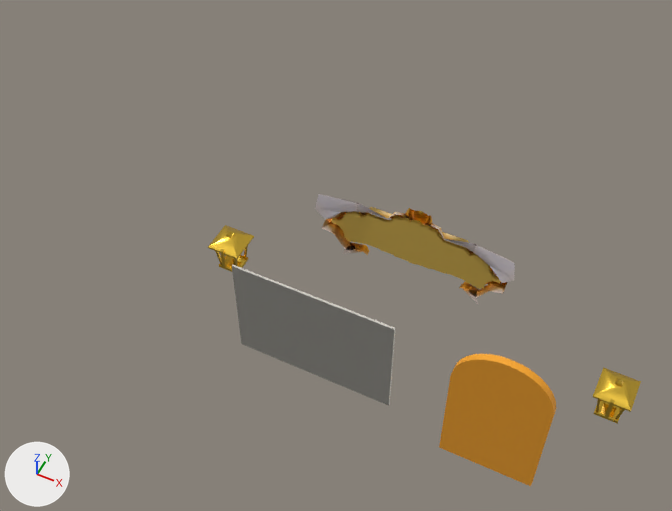
An edit to the glTF model art/models/tripo/house_deco/HaloShop_Juice/HaloShop_Juice_deco.glb, drawn before and after from the same camera.
Rendered twice from a camera (50 mm lens) standing at (7.9, -16.0, 38.1) and looking at (-1.3, 2.4, 15.1). The lights are fixed; the arrows at lower left show +X, +Y and +Z. The older version comes first.

The older version as bpy lines, for what is in view:
```python
me_haloshop_juice_lantern0 = bpy.data.meshes.new('HaloShop_Juice_Lantern0')
me_haloshop_juice_lantern0.from_pydata(...)  # 95 vertices, 156 faces; spans x 7.86..9.34, y 5.96..7.49, z 6.14..8.68
me_haloshop_juice_lantern0.materials.append(mat_haloshop_juice_lanterngold)  # yellow #f3ca49
me_haloshop_juice_lantern1 = bpy.data.meshes.new('HaloShop_Juice_Lantern1')
me_haloshop_juice_lantern1.from_pydata(...)  # 95 vertices, 156 faces; spans x -9.34..-7.86, y 5.96..7.49, z 6.14..8.68
me_haloshop_juice_lantern1.materials.append(mat_haloshop_juice_lanterngold)  # yellow #f3ca49
me_haloshop_juice_leaf = bpy.data.meshes.new('HaloShop_Juice_Leaf')
me_haloshop_juice_leaf.from_pydata(...)  # 70 vertices, 136 faces; spans x 2.45..6.75, y 5.28..5.6, z 1.2..8.9
me_haloshop_juice_leaf.materials.append(mat_haloshop_juice_leaf)
ob_haloshop_juice_lantern0 = bpy.data.objects.new('HaloShop_Juice_Lantern0', me_haloshop_juice_lantern0)
ob_haloshop_juice_lantern0.location = (0.0, 0.0, 0.0)
ob_haloshop_juice_lantern1 = bpy.data.objects.new('HaloShop_Juice_Lantern1', me_haloshop_juice_lantern1)
ob_haloshop_juice_lantern1.location = (0.0, 0.0, 0.0)
ob_haloshop_juice_leaf = bpy.data.objects.new('HaloShop_Juice_Leaf', me_haloshop_juice_leaf)
ob_haloshop_juice_leaf.location = (0.0, 0.0, 0.0)
# also in view: 'HaloShop_Juice_Sign' at (0.0, 6.4, 12.3); 'HaloShop_Juice_Display.001' at (-3.8, 5.2, 5.9); 'HaloShop_Juice_PlaqueBack' at (0.0, 6.4, 12.5)
```
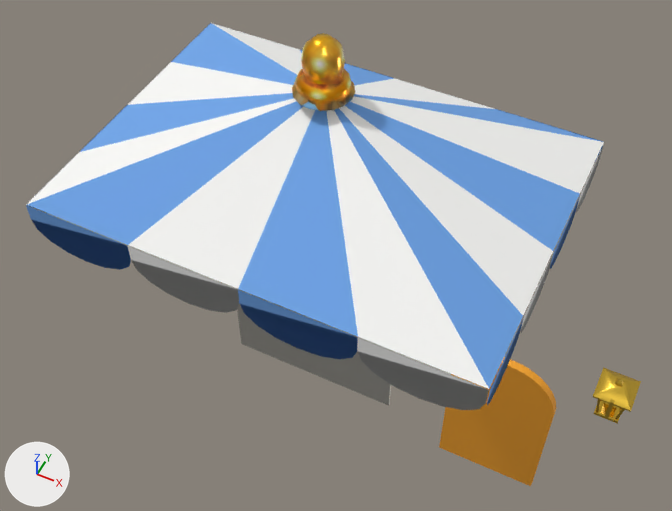
Location of each change, (x1, y1, x2, y2) in pixels of the pictures (672 x 511 px):
```json
{"object": "HaloShop_Juice_CanopyB", "change": "added", "after": [26, 23, 604, 410]}
{"object": "HaloShop_Juice_CanopyA", "change": "added", "after": [26, 23, 604, 405], "on screen": "blue"}
{"object": "HaloShop_Juice_CanopyFinial", "change": "added", "after": [292, 33, 355, 111], "on screen": "brown"}
{"object": "HaloShop_Juice_Display.001", "change": "unchanged, covered by the edit", "before": [232, 265, 395, 405], "after": [235, 288, 394, 405]}
{"object": "HaloShop_Juice_PlaqueBack", "change": "unchanged, covered by the edit", "before": [331, 211, 501, 289]}
{"object": "HaloShop_Juice_Sign", "change": "unchanged, covered by the edit", "before": [315, 194, 515, 304]}
```

The change, as JSON lines over the scene's bpy script:
```json
{"op": "add", "block": "img_haloshop_juice_cap0_mr", "code": ["img_haloshop_juice_cap0_mr = load_image('HaloShop_Juice_Cap0_MR', '_unpacked/HaloShop_Juice_Cap0_MR', 256, 256, 'Non-Color')"]}
{"op": "add", "block": "img_haloshop_juice_cap0_c", "code": ["img_haloshop_juice_cap0_c = load_image('HaloShop_Juice_Cap0_C', '_unpacked/HaloShop_Juice_Cap0_C', 256, 256, 'sRGB')"]}
{"op": "add", "block": "img_haloshop_juice_cap0_n", "code": ["img_haloshop_juice_cap0_n = load_image('HaloShop_Juice_Cap0_N', '_unpacked/HaloShop_Juice_Cap0_N', 256, 256, 'Non-Color')"]}
{"op": "add", "block": "mat_haloshop_juice_cap0", "code": ["mat_haloshop_juice_cap0 = bpy.data.materials.new('HaloShop_Juice_Cap0')", "# uses the picture img_haloshop_juice_cap0_c", "# uses the picture img_haloshop_juice_cap0_mr", "# uses the picture img_haloshop_juice_cap0_n"]}
{"op": "add", "block": "mat_haloshop_juice_canopybcloth", "code": ["mat_haloshop_juice_canopybcloth = principled_material('HaloShop_Juice_CanopyBCloth')", "mat_haloshop_juice_canopybcloth.base_color = (0.956, 0.956, 0.939)  # white #fafaf8", "mat_haloshop_juice_canopybcloth.roughness = 0.85"]}
{"op": "add", "block": "mat_haloshop_juice_canopyacloth", "code": ["mat_haloshop_juice_canopyacloth = principled_material('HaloShop_Juice_CanopyACloth')", "mat_haloshop_juice_canopyacloth.base_color = (0.156, 0.376, 0.807)  # blue #6ea5e8", "mat_haloshop_juice_canopyacloth.roughness = 0.85"]}
{"op": "add", "block": "me_haloshop_juice_canopyfinial", "code": ["me_haloshop_juice_canopyfinial = bpy.data.meshes.new('HaloShop_Juice_CanopyFinial')", "me_haloshop_juice_canopyfinial.from_pydata(...)  # 338 vertices, 672 faces; spans x -0.732..0.732, y -1.532..-0.068, z 24.66..26.124", "me_haloshop_juice_canopyfinial.materials.append(mat_haloshop_juice_cap0)"]}
{"op": "add", "block": "me_haloshop_juice_canopyb", "code": ["me_haloshop_juice_canopyb = bpy.data.meshes.new('HaloShop_Juice_CanopyB')", "me_haloshop_juice_canopyb.from_pydata(...)  # 105 vertices, 144 faces; spans x -5.97..5.97, y -5.07..3.47, z 20.78..24.66", "me_haloshop_juice_canopyb.materials.append(mat_haloshop_juice_canopybcloth)  # white #fafaf8"]}
{"op": "add", "block": "me_haloshop_juice_canopya", "code": ["me_haloshop_juice_canopya = bpy.data.meshes.new('HaloShop_Juice_CanopyA')", "me_haloshop_juice_canopya.from_pydata(...)  # 105 vertices, 144 faces; spans x -5.97..5.97, y -5.07..3.47, z 20.78..24.66", "me_haloshop_juice_canopya.materials.append(mat_haloshop_juice_canopyacloth)  # blue #6ea5e8"]}
{"op": "add", "block": "ob_haloshop_juice_canopyfinial", "code": ["ob_haloshop_juice_canopyfinial = bpy.data.objects.new('HaloShop_Juice_CanopyFinial', me_haloshop_juice_canopyfinial)", "ob_haloshop_juice_canopyfinial.location = (0.0, 0.0, 0.0)"]}
{"op": "add", "block": "ob_haloshop_juice_canopyb", "code": ["ob_haloshop_juice_canopyb = bpy.data.objects.new('HaloShop_Juice_CanopyB', me_haloshop_juice_canopyb)", "ob_haloshop_juice_canopyb.location = (0.0, 0.0, 0.0)"]}
{"op": "add", "block": "ob_haloshop_juice_canopya", "code": ["ob_haloshop_juice_canopya = bpy.data.objects.new('HaloShop_Juice_CanopyA', me_haloshop_juice_canopya)", "ob_haloshop_juice_canopya.location = (0.0, 0.0, 0.0)"]}
```
